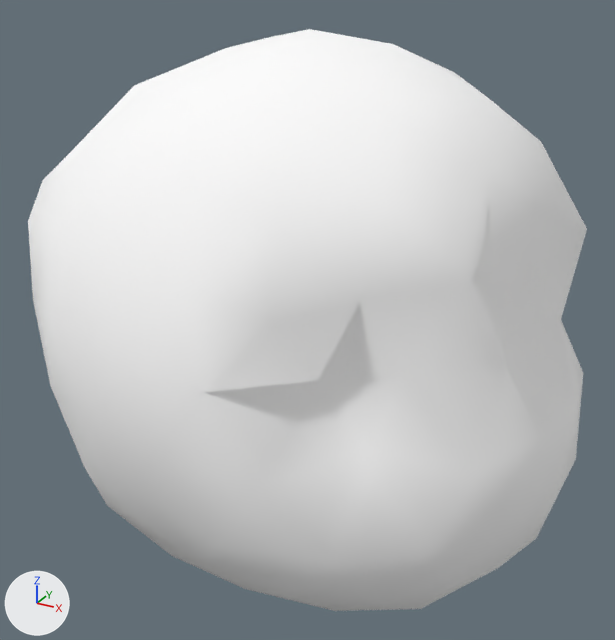
An edit to the glTF model assets/asteroids/asteroid_sml_02.glb, drawn before and after from the same camera.
Camera for both pictures: a 50 mm camera at (1.48, -2.71, 1.46) aimed at (-0.04, 0.05, 0.08). The lights are fixed; the arrows at lower left show +X, +Y and +Z. The picture after the commit comes second. Vertices at exactly the same position are counted once.

Names of what the first picture shows: 'asteroid_sml_02'.
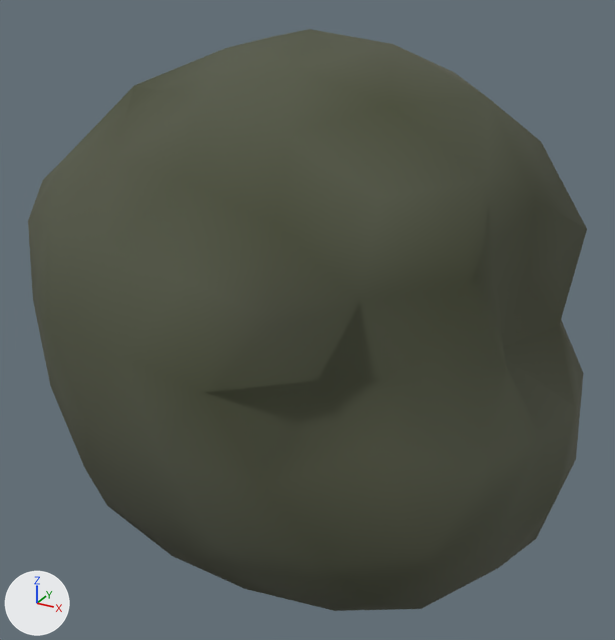
Where the change shows, as pixel boxes [x1, y1, x2, y2] in the pictures (615 x 640 px):
'asteroid_sml_02', recoloured (darker)
    both: [28, 29, 587, 611]

The change, as a list of edits to the scene's bpy script:
```text
Change mat_rock_asteroid_sml_02:
    where n0 = _N.new('ShaderNodeBsdfPrincipled'); n0.name = 'Principled BSDF'
    remove n0.inputs[0].default_value = (1.0, 1.0, 1.0, 1.0)  # 'Base Color', white #ffffff
    n0.inputs[1].default_value: 0.0459 -> 0.00479  # 'Metallic'
    n0.inputs[2].default_value: 0.965 -> 0.893  # 'Roughness'
    add n2 = _N.new('ShaderNodeVertexColor'); n2.name = 'Color Attribute'
    add _L.new(n2.outputs[0], n0.inputs[0])  # 'Color' to 'Base Color'
Change me_icosphere:
    where me_icosphere.from_pydata(...)  # 162 vertices, 320 faces; spans x -1.26..1.05, y -0.96..0.95, z -1.11..1.2
    used by ob_asteroid_sml_02; location = (0.0, 0.0, 0.0)
    me_icosphere part 1: vertex colours changed
```
